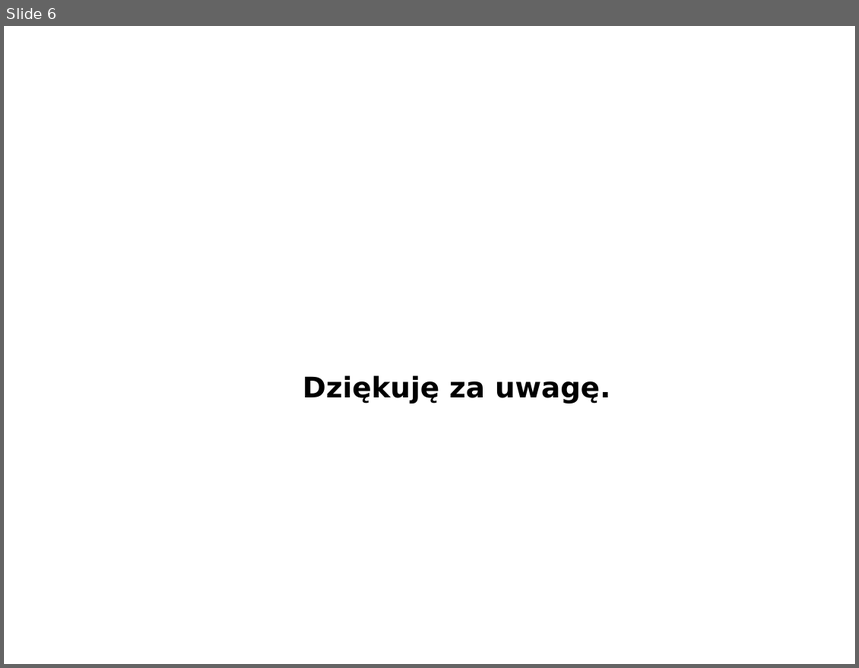
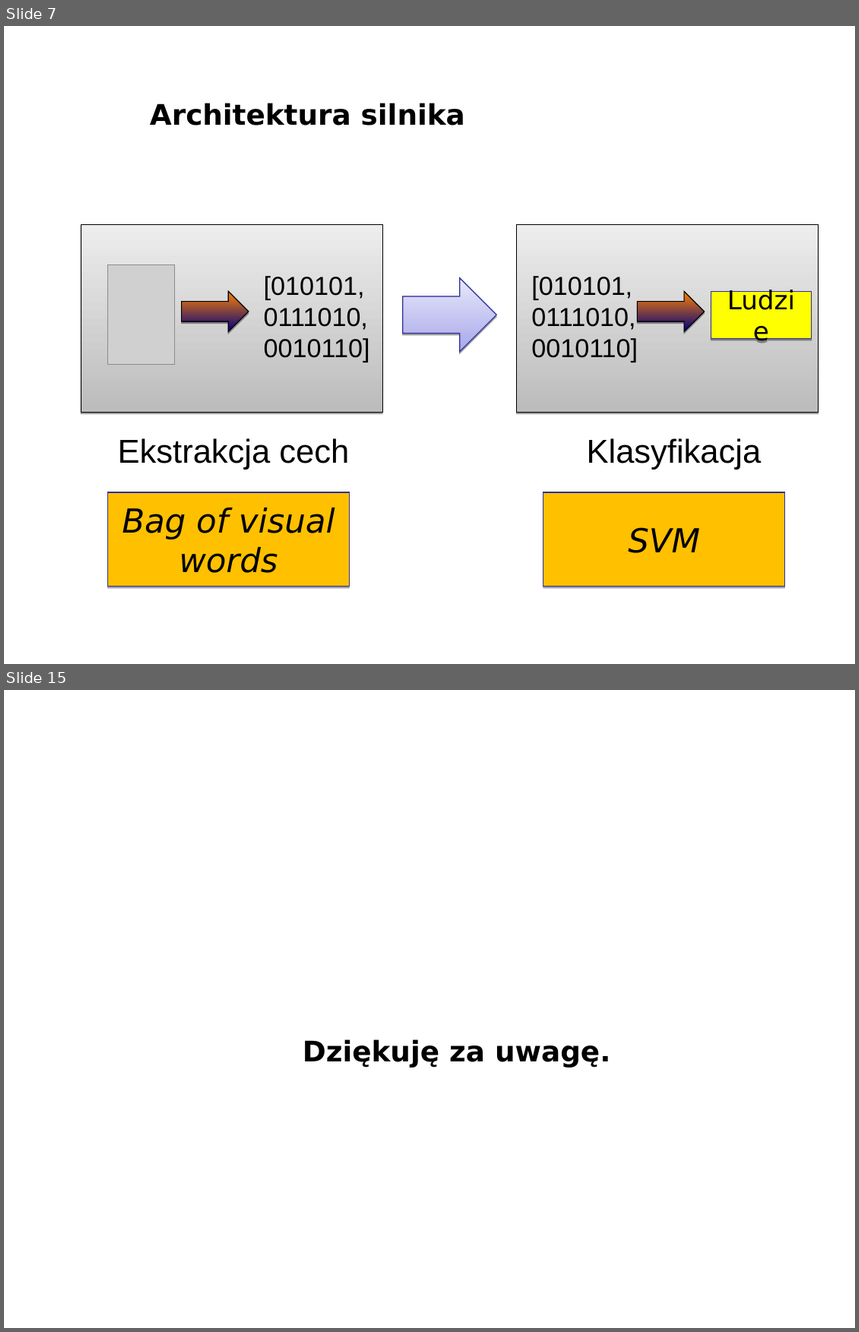
Before and after one commit to michalcichon/praca-magisterska, a slide deck: presentation/prezentacja-obrona.ppt. Shown one above the other, each under a label of ours: slide 6 before the commit, slides 7 and 15 after it; the slides between them are not shown. The pictures are 859x668 and 859x1332 pixels, drawn with LibreOffice and Linux fonts; fonts in the diff are those of the drawing; grey boxes stand for pictures; background and template pictures are left out. Boxes give left, top, right and bottom in pixels: in the first picture for what was removed or moved away, otherwise in the second. Text is boxed around its words. In the diff, an @@ line names an element or a change of style, - is before the commit and + after.

```diff
--- a/presentation/prezentacja-obrona.ppt
+++ b/presentation/prezentacja-obrona.ppt
@@ slide 7 added at <box>4,26,855,664</box>, background picture (left out) @@
@@ title added at <box>150,103,465,126</box>, 24 pt, text #000000, bold @@
+Architektura silnika
@@ rectangle added at <box>81,224,382,411</box>, fill gradient #BCBCBC to #EDEDED, outline #000000 0.74 pt @@
@@ rectangle added at <box>516,224,818,411</box>, fill gradient #BCBCBC to #EDEDED, outline #000000 0.74 pt @@
@@ picture added at <box>108,265,175,365</box> @@
@@ text added at <box>264,276,370,362</box>, 22 pt, text #000000 @@
+[010101,
+0111010,
+0010110]
@@ text added at <box>531,276,638,362</box>, 22 pt, text #000000 @@
+[010101,
+0111010,
+0010110]
@@ right arrow added at <box>182,291,249,332</box>, fill gradient #000082 to #FF8200, outline #000000 0.74 pt @@
@@ right arrow added at <box>403,278,496,352</box>, fill gradient #A8A8EA to #E8E8FA, outline #2F2F98 0.74 pt @@
@@ right arrow added at <box>637,291,705,332</box>, fill gradient #000082 to #FF8200, outline #000000 0.74 pt @@
@@ rectangle added at <box>712,291,812,338</box>, fill #FFFF00, outline #2F2F98 0.74 pt, 22 pt, text #000000 @@
+Ludzie
@@ text added at <box>118,439,349,470</box>, 28 pt, text #000000 @@
+Ekstrakcja cech
@@ text added at <box>587,439,762,470</box>, 28 pt, text #000000 @@
+Klasyfikacja
@@ rectangle added at <box>108,493,350,586</box>, fill #FFC000, outline #2F2F98 0.74 pt, 28 pt, text #000000, italic @@
+Bag of visual words
@@ rectangle added at <box>544,493,785,586</box>, fill #FFC000, outline #2F2F98 0.74 pt, 28 pt, text #000000, italic @@
+SVM
@@ what was slide 6 is now slide 15 @@
```
Also in this commit, not shown: 4 slides changed, 9 other slides added, 1 slide removed.
